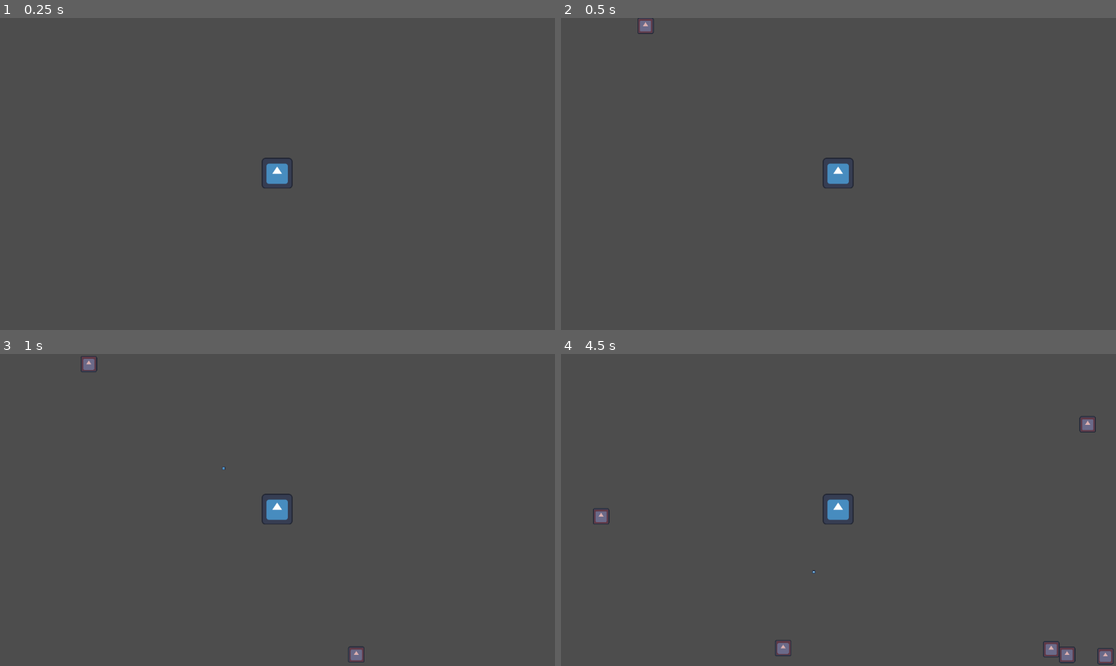
Above: before the commit, frames 1-4 (two rows, left to right).
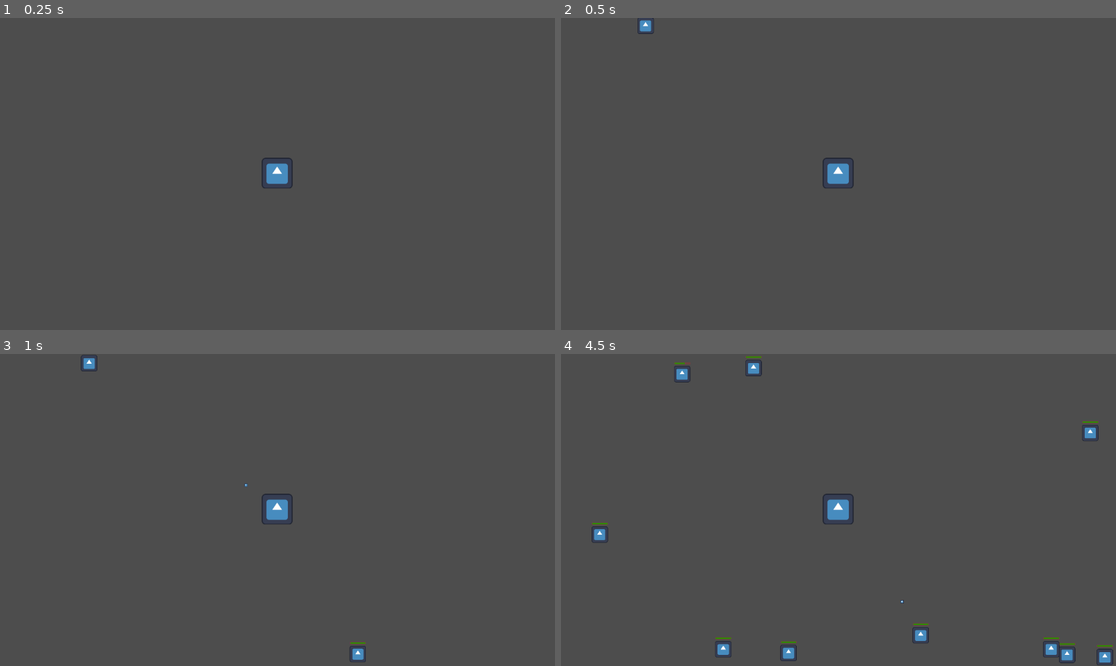
Above: after the commit, the same moments.

Repository: romaindurand/godot-tower-defense
Game: Godot game, scene res://scenes/game.tscn
Same seed, same stepped clock (60 frames per second), same inputs: the game is played once before the commit and once after it. The engine's default icon, where the game draws it, is replaced by a stand-in: a white triangle on a blue panel in a dark square.
Inputs:
- Up to frame 1 (0.25 s): no input
- Up to frame 2 (0.5 s): no input
- Up to frame 3 (1 s): no input
- Up to frame 4 (4.5 s): no input

Frame 1 is identical in both runs. In frame 2, 0.1% of the frame differs, in the area x 13-17%, y 0-5%; in frame 3, 0.3%; in frame 4, 1.5%, in the area x 5-100%, y 0-100%.

Commit message:
add HealthComponent and HealthBar to Enemy

Diff:
--- /dev/null
+++ b/components/health.gd
@@ -0,0 +1,20 @@
+class_name HealthComponent extends Node
+
+signal health_changed(current_health: float, max_health: float)
+signal died
+
+@export var max_health: float = 100
+var current_health: float = max_health
+
+func damage(amount: float) -> void:
+	current_health = clamp(current_health - amount, 0, max_health)
+	_emit()
+	if current_health == 0:
+		died.emit()
+
+func heal(amount: float) -> void:
+	current_health = clamp(current_health + amount, 0, max_health)
+	_emit()
+
+func _emit() -> void:
+	health_changed.emit(current_health, max_health)
--- a/scenes/enemy.tscn
+++ b/scenes/enemy.tscn
@@ -3,6 +3,8 @@
 [ext_resource type="Texture2D" uid="uid://b8gkkrqawyomq" path="res://assets/icon.svg" id="1_7p1mj"]
 [ext_resource type="Script" uid="uid://cnyk55h1f7g78" path="res://scripts/enemy.gd" id="1_md0e3"]
 [ext_resource type="Script" uid="uid://dytdgyhfjq5qb" path="res://components/move.gd" id="3_4ra3w"]
+[ext_resource type="Script" uid="uid://didc2dnro26km" path="res://components/health.gd" id="4_5uy6h"]
+[ext_resource type="PackedScene" uid="uid://djs0e3txn5vq4" path="res://scenes/health_bar.tscn" id="5_c4w8v"]
 
 [sub_resource type="CanvasItemMaterial" id="CanvasItemMaterial_4ra3w"]
 
@@ -16,13 +18,6 @@
 material = SubResource("CanvasItemMaterial_4ra3w")
 scale = Vector2(0.53125, 0.53125)
 texture = ExtResource("1_7p1mj")
-
-[node name="ColorRect" type="ColorRect" parent="." unique_id=910437253]
-offset_left = -29.0
-offset_top = -29.0
-offset_right = 29.0
-offset_bottom = 29.0
-color = Color(0.64, 0.2048, 0.2048, 0.39215687)
 
 [node name="Area2D" type="Area2D" parent="." unique_id=975160072]
 
@@ -38,4 +33,14 @@
 
 [node name="NavigationAgent2D" type="NavigationAgent2D" parent="." unique_id=365099776]
 
+[node name="HealthComponent" type="Node" parent="." unique_id=1912325829]
+script = ExtResource("4_5uy6h")
+metadata/_custom_type_script = "uid://didc2dnro26km"
+
+[node name="HealthBar" parent="." unique_id=1619890597 node_paths=PackedStringArray("health_component") instance=ExtResource("5_c4w8v")]
+offset_top = -1.0
+offset_bottom = -1.0
+health_component = NodePath("../HealthComponent")
+
 [connection signal="body_entered" from="Area2D" to="." method="_on_area_2d_body_entered"]
+[connection signal="died" from="HealthComponent" to="." method="_on_health_component_died"]
--- a/scenes/game.tscn
+++ b/scenes/game.tscn
@@ -10,8 +10,8 @@
 point_count = 5
 
 [sub_resource type="NavigationPolygon" id="NavigationPolygon_yqjtg"]
-vertices = PackedVector2Array(-1516.1484, -1012.6328, 1452.4219, -913.35156, 347.14844, -228.14063, -21.34375, -316.22656, 1352.5469, 807.1406, 193.77344, 203.82031, -1369.7578, 848.85156, -166.46875, -182.57813, -152.64844, 164.97656, -84.59375, 102.07031, -76.42969, -81.046875, 83.21094, -82.046875, 163.47656, 129.11719, 245.72656, -189.49219, 95.88281, -145.42188, -9.7578125, -246.71094)
-polygons = Array[PackedInt32Array]([PackedInt32Array(0, 1, 2, 3), PackedInt32Array(2, 1, 4, 5), PackedInt32Array(6, 0, 3, 7), PackedInt32Array(5, 4, 6, 8), PackedInt32Array(9, 10, 11, 12), PackedInt32Array(13, 12, 11, 14), PackedInt32Array(15, 13, 14, 7), PackedInt32Array(3, 15, 7), PackedInt32Array(6, 7, 8)])
+vertices = PackedVector2Array(-263.54688, -301.71875, -3.1796875, -245.24219, -3.1875, -245.24219, -1516.1484, -1012.6328, 1452.4219, -913.35156, 346.97656, -227.67188, -374.7578, -435.21094, 193.77344, 203.82031, 1352.5469, 807.1406, 337.64063, 401.85156, -1369.7578, 848.85156, -389.14844, 358.3203, 331.14844, 488.8203, -84.59375, 102.07031, -76.42969, -81.046875, 83.21094, -82.046875, 163.47656, 129.11719, 245.72656, -189.49219, 95.88281, -145.42188, -166.46875, -182.57813, -290.60156, 281.79688, -152.64844, 164.97656)
+polygons = Array[PackedInt32Array]([PackedInt32Array(0, 1, 2), PackedInt32Array(3, 4, 5, 6), PackedInt32Array(7, 5, 4, 8, 9), PackedInt32Array(10, 3, 6, 11), PackedInt32Array(8, 10, 11, 12), PackedInt32Array(13, 14, 15, 16), PackedInt32Array(17, 16, 15, 18), PackedInt32Array(2, 17, 18, 19, 0), PackedInt32Array(20, 0, 19, 21), PackedInt32Array(9, 20, 21, 7), PackedInt32Array(8, 12, 9)])
 outlines = Array[PackedVector2Array]([PackedVector2Array(1463, -923, 1362, 817, -1379, 859, -1527, -1023)])
 
 [node name="Game" type="Node2D" unique_id=1757155370]
@@ -31,7 +31,6 @@
 curve = SubResource("Curve2D_yqjtg")
 
 [node name="NavigationRegion2D" type="NavigationRegion2D" parent="." unique_id=152935013]
-visible = false
 navigation_polygon = SubResource("NavigationPolygon_yqjtg")
 use_edge_connections = false
 
@@ -39,6 +38,6 @@
 
 [node name="CollisionPolygon2D" type="CollisionPolygon2D" parent="NavigationRegion2D/StaticBody2D" unique_id=2033962928]
 position = Vector2(-311, -22)
-polygon = PackedVector2Array(168, 178, 155, -149, 395, -115, 386, -70, 225, -69, 216, 133, 482, 162, 569, -175, 310, -233, 302, -281, 645, -199, 498, 215)
+polygon = PackedVector2Array(168, 178, 155, -149, 395, -115, 386, -70, 225, -69, 216, 133, 482, 162, 569, -175, 310, -233, 38, -292, 10, 312, 638, 432, 633, 499, -68, 372, -54, -400, 645, -199, 498, 215)
 
 [connection signal="timeout" from="SpawnTimer" to="." method="_on_timer_timeout"]
--- /dev/null
+++ b/scenes/health_bar.tscn
@@ -0,0 +1,28 @@
+[gd_scene format=3 uid="uid://djs0e3txn5vq4"]
+
+[ext_resource type="Script" uid="uid://hjkib5m8y58b" path="res://scripts/health_bar.gd" id="1_1bvlm"]
+
+[node name="HealthBar" type="Control" unique_id=1619890597]
+layout_mode = 3
+anchors_preset = 15
+anchor_right = 1.0
+anchor_bottom = 1.0
+grow_horizontal = 2
+grow_vertical = 2
+script = ExtResource("1_1bvlm")
+
+[node name="ColorRect" type="ColorRect" parent="." unique_id=563344475]
+layout_mode = 0
+offset_left = -33.0
+offset_top = -49.0
+offset_right = 34.0
+offset_bottom = -39.0
+color = Color(0.64, 0.2048, 0.2048, 0.39215687)
+
+[node name="CurrentHealth" type="ColorRect" parent="." unique_id=1908811855]
+layout_mode = 0
+offset_left = -31.0
+offset_top = -47.0
+offset_right = 32.0
+offset_bottom = -41.0
+color = Color(0.17692208, 0.55053204, 0.01258834, 1)
--- a/scenes/tower.tscn
+++ b/scenes/tower.tscn
@@ -16,7 +16,7 @@
 shape = SubResource("RectangleShape2D_2x682")
 
 [node name="ShootTimer" type="Timer" parent="." unique_id=2089561095]
-wait_time = 0.585
+wait_time = 0.766
 autostart = true
 
 [connection signal="timeout" from="ShootTimer" to="." method="_on_timer_timeout"]
--- a/scripts/enemy.gd
+++ b/scripts/enemy.gd
@@ -1,14 +1,20 @@
 class_name Enemy extends Node2D
 @onready var move_component: MoveComponent = $MoveComponent
 @onready var navigation_agent_2d: NavigationAgent2D = $NavigationAgent2D
+@onready var health_component: HealthComponent = $HealthComponent
 
 # Called when the node enters the scene tree for the first time.
 func _ready() -> void:
 	navigation_agent_2d.target_position = get_parent().get_node_or_null("Tower").global_position
+	print(navigation_agent_2d.target_position)
 
 func _on_area_2d_body_entered(body: Node2D) -> void:
 	if body is Bullet:
-		var game: Game = get_parent()
-		game.enemies.erase(self)
-		queue_free()
+		health_component.damage(35)
 		body.queue_free()
+
+
+func _on_health_component_died() -> void:
+	var game: Game = get_parent()
+	game.enemies.erase(self)
+	queue_free()
--- /dev/null
+++ b/scripts/health_bar.gd
@@ -0,0 +1,14 @@
+extends Control
+
+@export var health_component: HealthComponent
+@onready var health_rect: ColorRect = $CurrentHealth
+
+func _ready() -> void:
+		if health_component:
+				health_component.health_changed.connect(_on_health_component_health_changed)
+		else:
+				push_warning("HealthBar : Aucun HealthComponent n'est assigné !")
+
+
+func _on_health_component_health_changed(current_health: float, max_health: float) -> void:
+	health_rect.scale.x = current_health / max_health
Not shown, added: components/health.gd.uid
Not shown, added: scripts/health_bar.gd.uid
